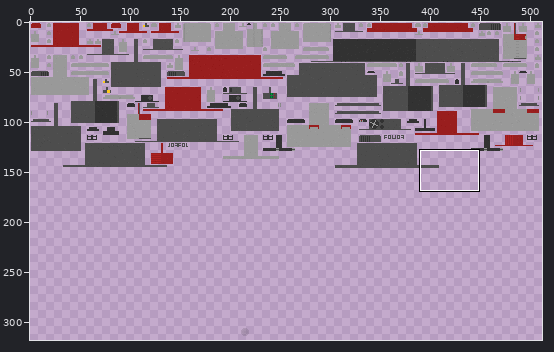
Two versions of one sprite sheet, src/main/resources/assets/tc/textures/trains/FOL_M1_Grey.png. Above: a wide view before the commit, with the close-up outlined.
Close-up. Before the commit:
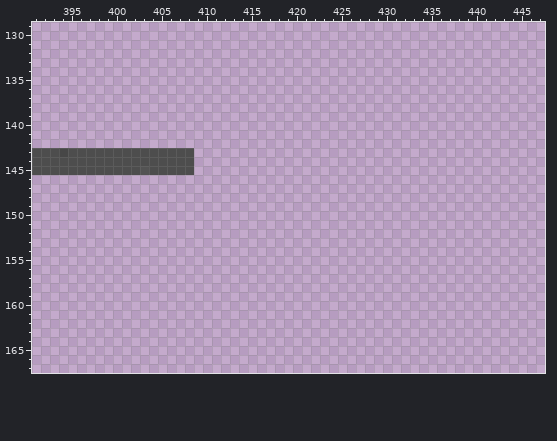
The file is 512x512 pixels. Pixels under 10% opacity are left out. Colours within 5 levels of each other are drawn and written as one. Shown: x 391..447, y 129..167. The wide view leaves out empty margins. The commit also changed other parts of the picture, which this record leaves out.
After:
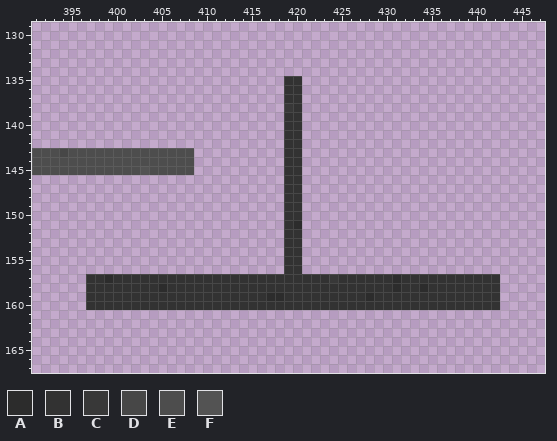
Palette (. is transparent): A #2c2c2c  B #323232  C #383838  D #474747  E #4d4d4d  F #535353
Changes in this commit:
Colour A now appears in row 151 at x 420; in row 157 at x 399 and 431; in row 158 at x 405, 431 and 434; in row 159 at x 417 to 418 and 428.
Colour B now appears in rows 135 to 137 at x 419 to 420; in row 138 at x 420; in rows 139 to 150 at x 419 to 420; in row 151 at x 419; in rows 152 to 156 at x 419 to 420; in row 157 at x 397 to 398, 400 to 423, 425 to 430 and 432 to 442.
Colour B now appears in row 158 at x 397 to 404, 406 to 430, 432 to 433 and 435 to 442; in row 159 at x 397 to 416, 419 to 427 and 429 to 442; in row 160 at x 397 to 442.
Colour C now appears in row 138 at x 419; in row 157 at x 424.
Boxes around the changes in both close-ups, in picture pixels (x1, y1, x2, y2):
added: (86, 76, 500, 310)
